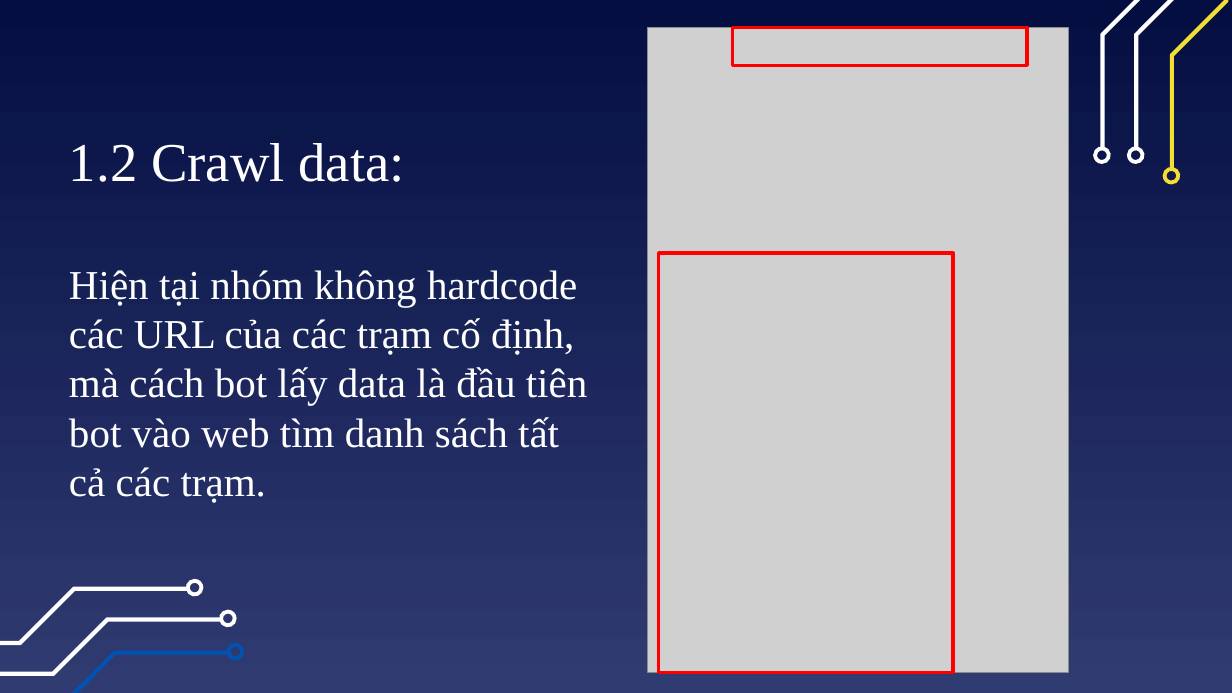
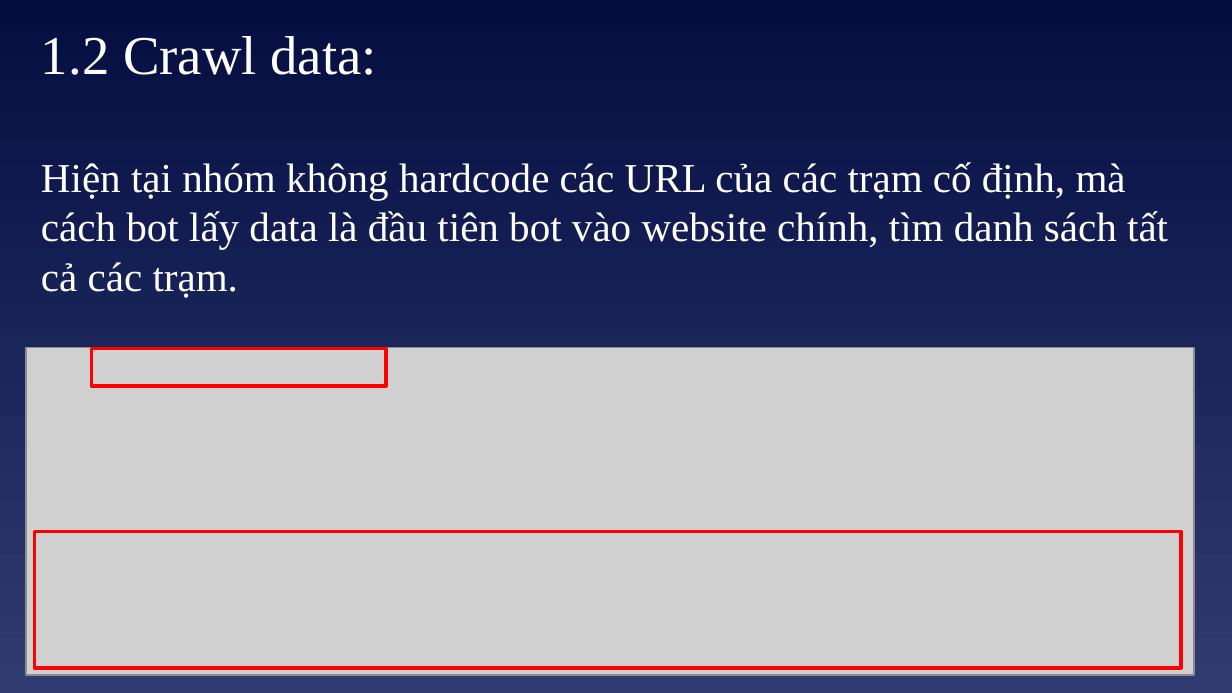
Before and after one commit to quandum/hcm_air_quality, a slide deck: slide 7 of report/[KyThuatXuLyDuLieu]Báo cáo đồ án cuối kỳ_Nhóm_11.pptx. Drawn at 1232x693 pixels with LibreOffice and Linux fonts; fonts in the diff are those of the drawing; grey boxes stand for pictures. Boxes give left, top, right and bottom in pixels: in the first picture for what was removed or moved away, otherwise in the second. Text is boxed around its words. In the diff, an @@ line names an element or a change of style, - is before the commit and + after.

Commit message:
update ppt

```diff
--- a/report/[KyThuatXuLyDuLieu]Báo cáo đồ án cuối kỳ_Nhóm_11.pptx
+++ b/report/[KyThuatXuLyDuLieu]Báo cáo đồ án cuối kỳ_Nhóm_11.pptx
@@ text "1.2 Crawl data:": place and size @@
-text "1.2 Crawl data:" at [69, 143, 588, 503]
+text "1.2 Crawl data:" at [41, 36, 1168, 298]
@@ picture removed at [648, 27, 1068, 673] @@
@@ freeform shape removed at [1170, 0, 1228, 170] @@
@@ group removed at [1095, 0, 1193, 161]: 4 freeform shapes @@
@@ text at [41, 162, 1168, 298]: text changed @@
-Hiện tại nhóm không hardcode các URL của các trạm cố định, mà cách bot lấy data là đầu tiên bot vào web tìm danh sách tất cả các trạm.
+Hiện tại nhóm không hardcode các URL của các trạm cố định, mà cách bot lấy data là đầu tiên bot vào website chính, tìm danh sách tất cả các trạm.
@@ freeform shape removed at [1164, 166, 1180, 182] @@
@@ rectangle removed at [659, 253, 954, 673] @@
@@ picture added at [26, 347, 1194, 675] @@
@@ rectangle: place and size @@
-rectangle at [733, 27, 1027, 65]
+rectangle at [91, 349, 386, 387]
@@ rectangle added at [34, 531, 1180, 668], outline #FF0000 2 pt @@
@@ freeform shape removed at [0, 587, 189, 645] @@
@@ freeform shape removed at [186, 580, 202, 596] @@
@@ freeform shape removed at [0, 618, 222, 676] @@
@@ freeform shape removed at [219, 611, 235, 627] @@
@@ freeform shape removed at [0, 651, 230, 693] @@
@@ freeform shape removed at [227, 644, 243, 660] @@
```
